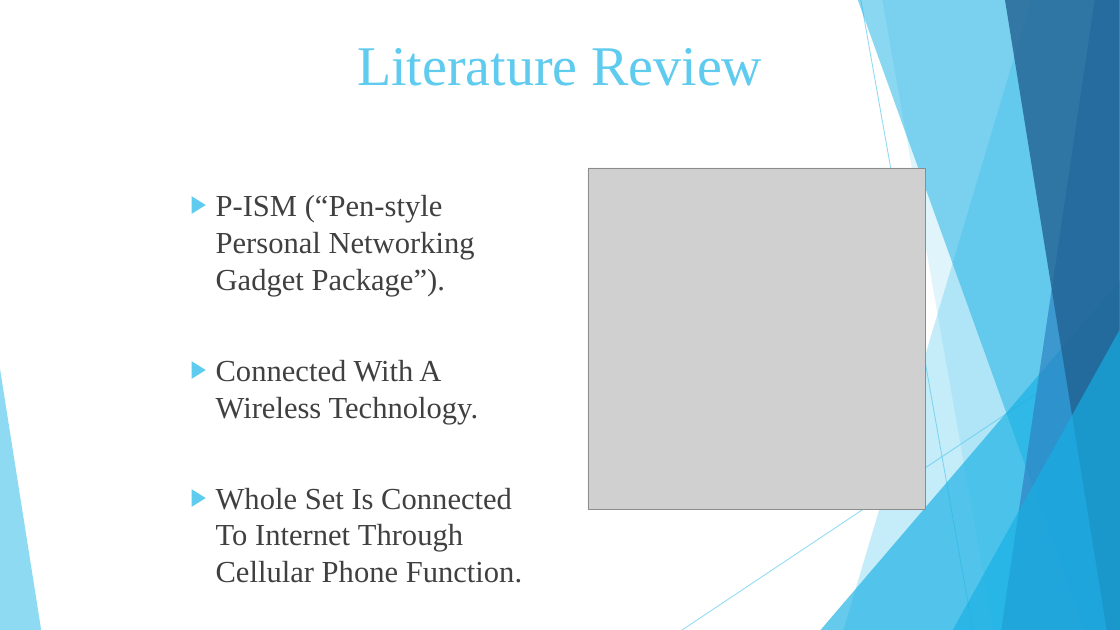
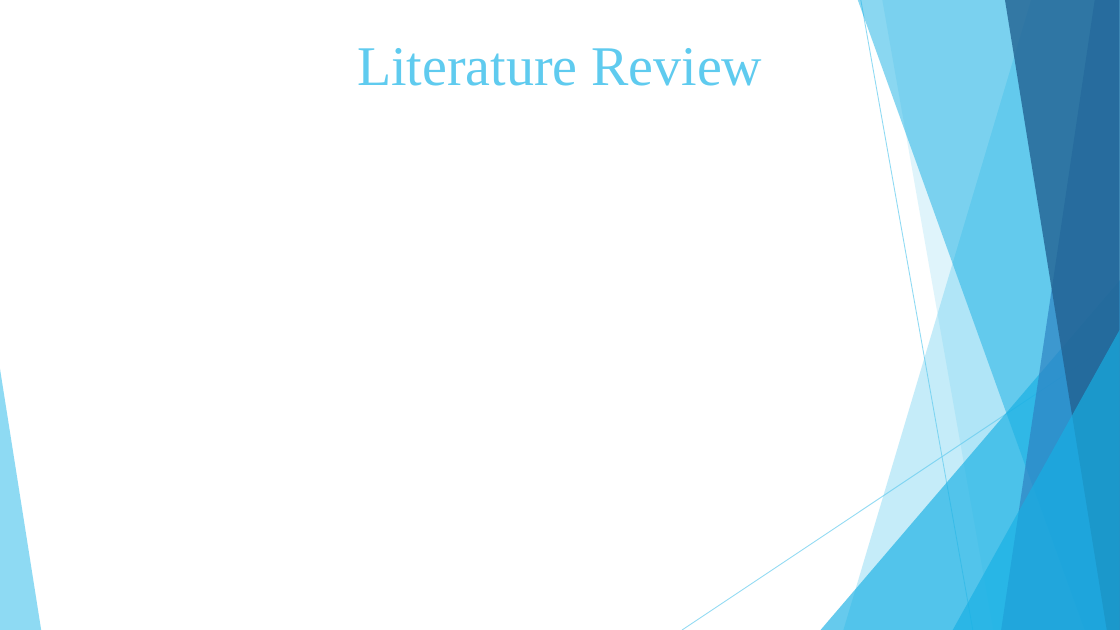
Before and after one commit to Vaibhav-Dharmik/project_reports_final_yr, a slide deck: slide 4 of final_submission_ppt.pptx. Drawn at 1120x630 pixels with LibreOffice and Linux fonts; fonts in the diff are those of the drawing; grey boxes stand for pictures. Boxes give left, top, right and bottom in pixels: in the first picture for what was removed or moved away, otherwise in the second. Text is boxed around its words. In the diff, an @@ line names an element or a change of style, - is before the commit and + after.

```diff
--- a/final_submission_ppt.pptx
+++ b/final_submission_ppt.pptx
@@ picture removed at [588, 168, 926, 509] @@
@@ text removed at [216, 195, 522, 583] @@
-▶ P-ISM (“Pen-style Personal Networking Gadget Package”).
-▶ Connected With A Wireless Technology.
-▶ Whole Set Is Connected To Internet Through Cellular Phone Function.
```
Also in this commit, not shown: 1 other slide changed, 12 slides added, 13 slides removed, 1 other file.
